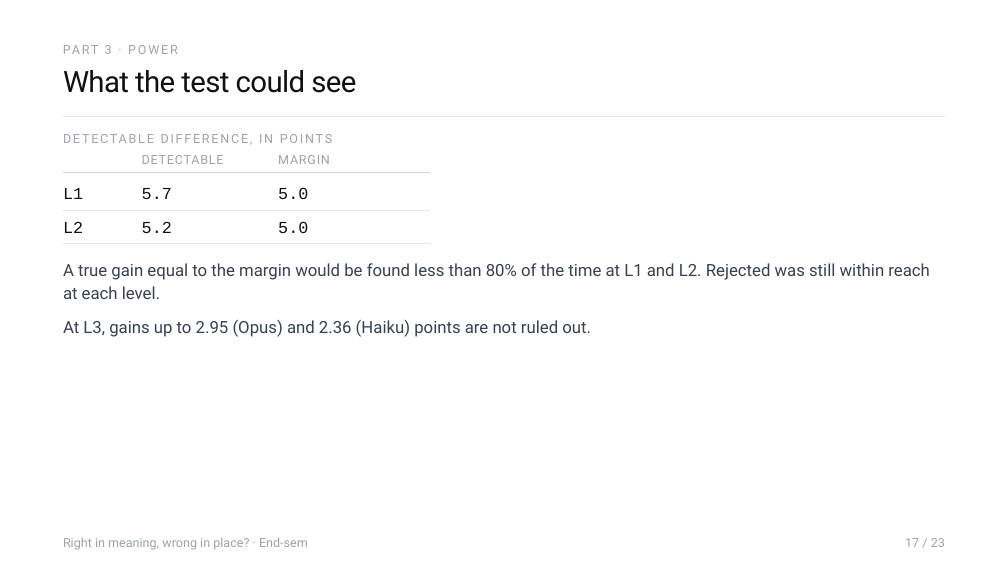
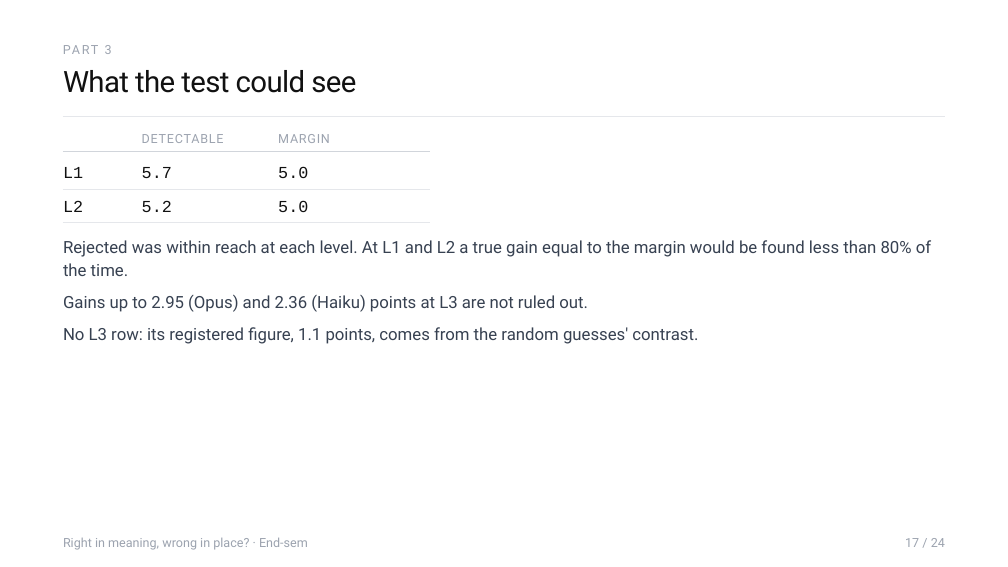
Before and after one commit to Sher110106/validity-aware-active-semantic-exploration, a slide deck: slide 17 of docs/endsem_2026-11/ASP_Endsem.pptx. Drawn at 1008x567 pixels with LibreOffice and Linux fonts; fonts in the diff are those of the drawing. Boxes give left, top, right and bottom in pixels: in the first picture for what was removed or moved away, otherwise in the second. Text is boxed around its words. In the diff, an @@ line names an element or a change of style, - is before the commit and + after.

```diff
--- a/docs/endsem_2026-11/ASP_Endsem.pptx
+++ b/docs/endsem_2026-11/ASP_Endsem.pptx
@@ text removed at box(63, 132, 588, 150) @@
-DETECTABLE DIFFERENCE, IN POINTS
@@ 6 texts, 1 line: place and size @@
-6 texts, 1 line at box(63, 155, 430, 233)
+6 texts, 1 line at box(63, 134, 430, 212)
@@ text "5.0": place and size @@
-text "5.0" at box(278, 221, 308, 233)
+text "5.0" at box(278, 166, 308, 178)
@@ line moved from (63, 243) - (430, 243) to (63, 189) - (430, 189) @@
@@ text "5.0": place and size @@
-text "5.0" at box(278, 187, 308, 199)
+text "5.0" at box(278, 200, 308, 212)
@@ line moved from (63, 210) - (430, 210) to (63, 222) - (430, 222) @@
@@ text at box(63, 240, 931, 276): text changed @@
-A true gain equal to the margin would be found less than 80% of the time at L1 and L2. Rejected was still within reach at each level.
+Rejected was within reach at each level. At L1 and L2 a true gain equal to the margin would be found less than 80% of the time.
@@ text at box(63, 295, 588, 312): text changed @@
-At L3, gains up to 2.95 (Opus) and 2.36 (Haiku) points are not ruled out.
+Gains up to 2.95 (Opus) and 2.36 (Haiku) points at L3 are not ruled out.
@@ text added at box(63, 327, 698, 344), 16 pt, text #374151 @@
+No L3 row: its registered figure, 1.1 points, comes from the random guesses' contrast.
@@ text at box(905, 538, 945, 547): text changed @@
-17 / 23
+17 / 24
```
Also in this commit, not shown: 24 other slides changed, 2 slides added, 6 other files.
